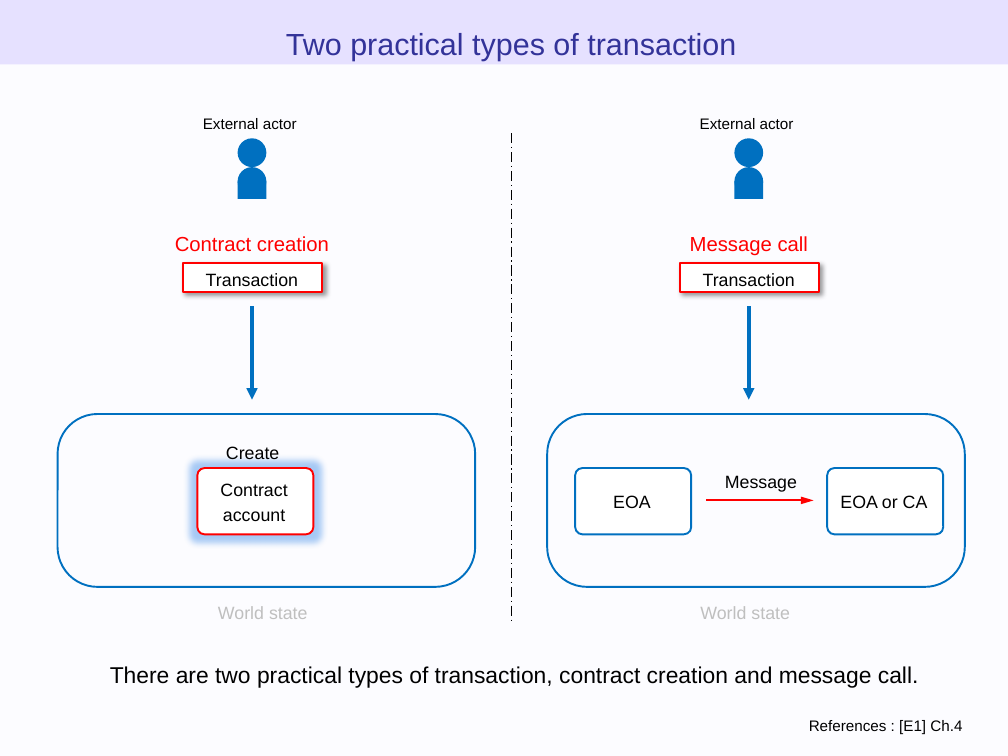
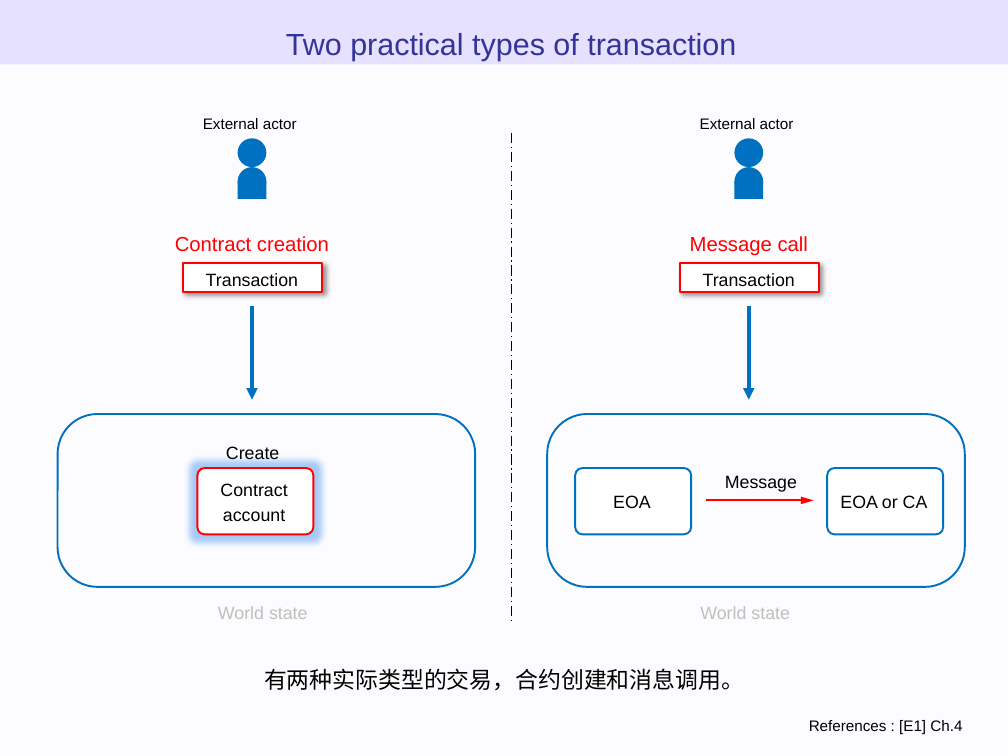
Before and after one commit to WTNO/Evm_Js_Learning, a slide deck: slide 25 of ethereum_evm_illustrated - 翻译.pptx. Drawn at 1008x756 pixels with LibreOffice and Linux fonts; fonts in the diff are those of the drawing. Boxes give left, top, right and bottom in pixels: in the first picture for what was removed or moved away, otherwise in the second. Text is boxed around its words. In the diff, an @@ line names an element or a change of style, - is before the commit and + after.

Commit message:
以太坊虚拟机图 blockchain、world state、account、transaction

```diff
--- a/ethereum_evm_illustrated - 翻译.pptx
+++ b/ethereum_evm_illustrated - 翻译.pptx
@@ text at (264, 668, 744, 691): text changed @@
-There are two practical types of transaction, contract creation and message call.
+有两种实际类型的交易，合约创建和消息调用。
```
Also in this commit, not shown: 9 other slides changed.
